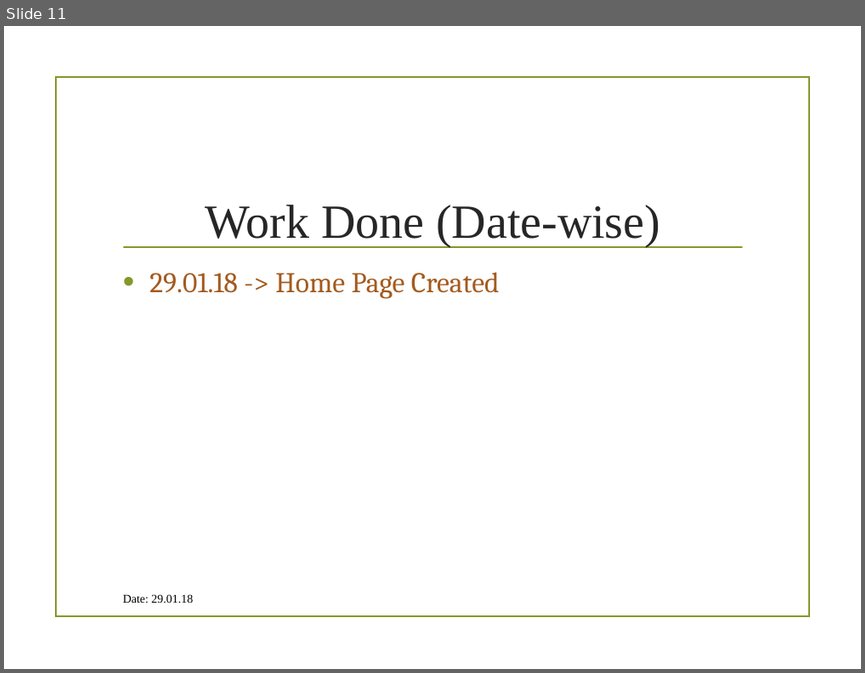
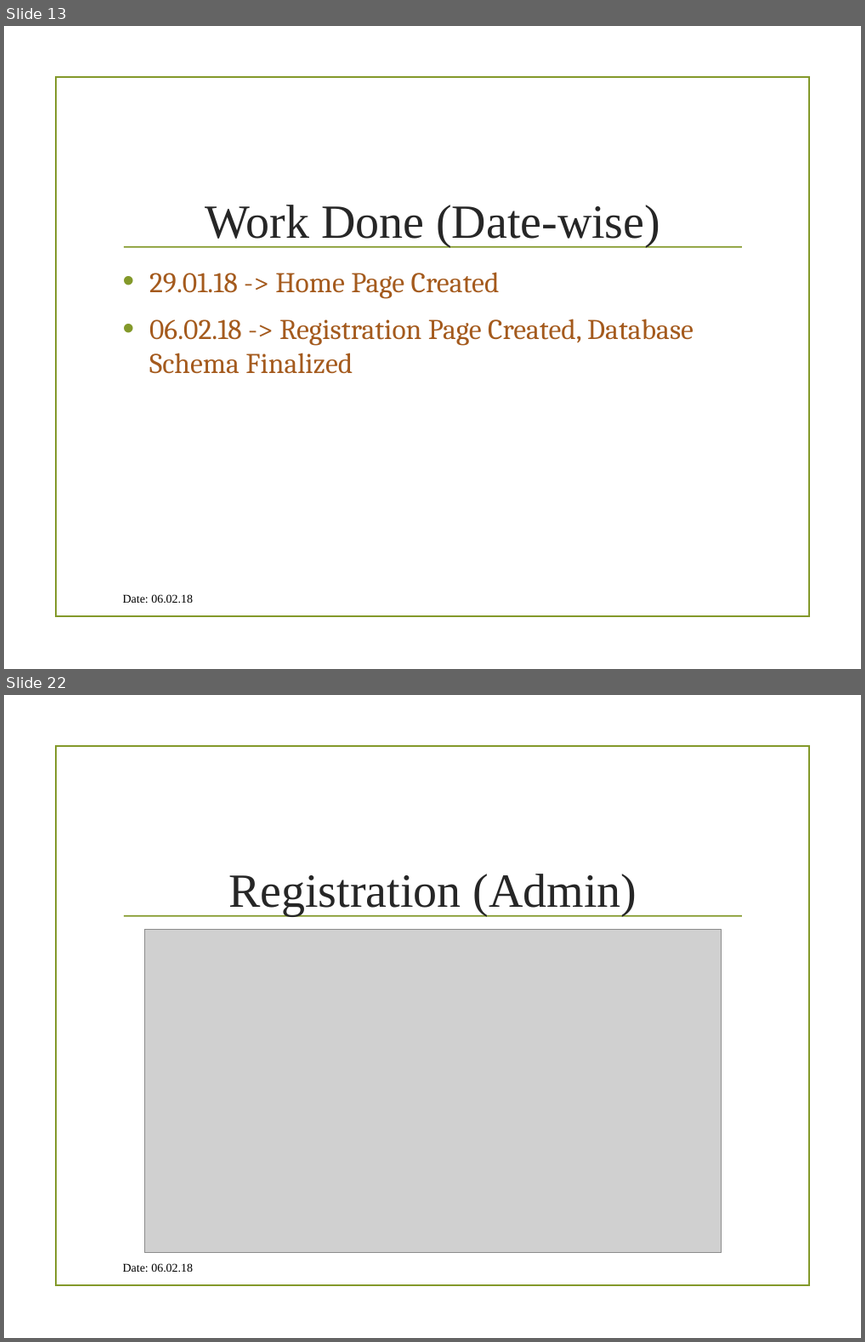
Before and after one commit to MehrotraSoham/Student-Information-System, a slide deck: Internet And Web Technology Lab IT-652.pptx. Shown one above the other, each under a label of ours: slide 11 before the commit, slides 13 and 22 after it; the slides between them are not shown. The pictures are 865x673 and 865x1342 pixels, drawn with LibreOffice and Linux fonts; fonts in the diff are those of the drawing; grey boxes stand for pictures; background and template pictures are left out. Boxes give left, top, right and bottom in pixels: in the first picture for what was removed or moved away, otherwise in the second. Text is boxed around its words. In the diff, an @@ line names an element or a change of style, - is before the commit and + after.

Commit message:
Registration Added -- Soham

```diff
--- a/Internet And Web Technology Lab IT-652.pptx
+++ b/Internet And Web Technology Lab IT-652.pptx
@@ slide 22 added at (4, 695, 861, 1338), background picture (left out); not listed: 2 template elements that a slide beside it also shows @@
@@ text added at (228, 873, 637, 916), 40 pt, text #262626 @@
+Registration (Admin)
@@ picture added at (144, 930, 721, 1253) @@
@@ text added at (123, 1263, 193, 1271), 10 pt, text #000000 @@
+Date: 06.02.18
@@ what was slide 11 is now slide 13 @@
@@ slide 13 changed as well @@
@@ text at (149, 318, 693, 374): paragraph added @@
+• 06.02.18 -> Registration Page Created, Database Schema Finalized
@@ text at (123, 594, 193, 602): text changed @@
-Date: 29.01.18
+Date: 06.02.18
```
Also in this commit, not shown: 10 other slides changed, 11 other slides added, 2 other files.
